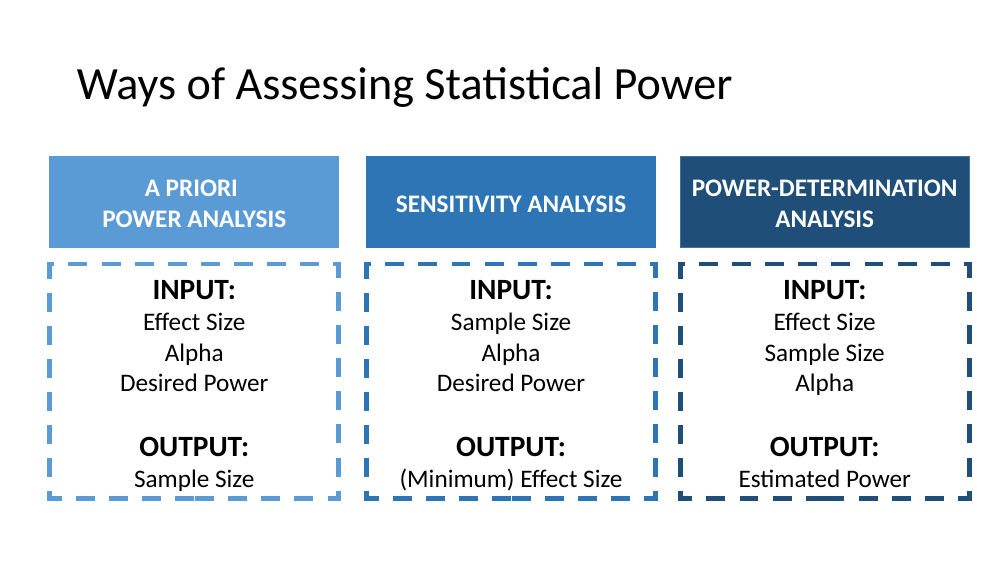
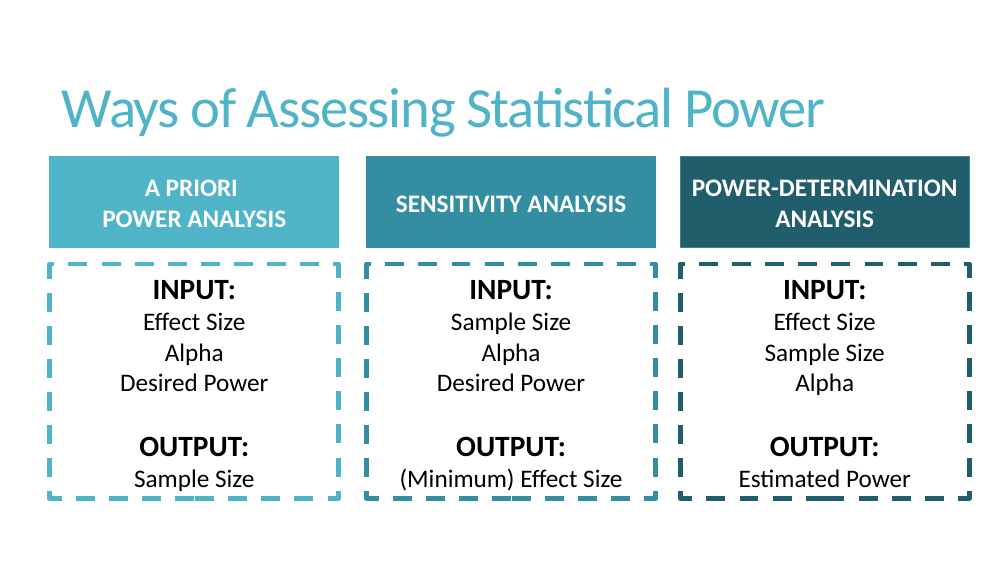
Before and after one commit to ncypris/power_sim, a slide deck: slide 15 of Power Simulation Workshop.pptx (slide 12 before the commit). Drawn at 1008x567 pixels with LibreOffice and Linux fonts; fonts in the diff are those of the drawing. Boxes give left, top, right and bottom in pixels: in the first picture for what was removed or moved away, otherwise in the second. Text is boxed around its words. In the diff, an @@ line names an element or a change of style, - is before the commit and + after.

Commit message:
Format and extra slides

```diff
--- a/Power Simulation Workshop.pptx
+++ b/Power Simulation Workshop.pptx
@@ title "Ways of Assessing Statistical Power" moved from (x1=77, y1=67, x2=733, y2=107) to (x1=62, y1=87, x2=825, y2=137) @@
@@ title "Ways of Assessing Statistical Power" at (x1=62, y1=87, x2=825, y2=137): size 44 to 54 pt, text colour #000000 to #50B4C8, letter spacing 0 to -1.2 pt; line spacing 0.9 to 0.85 @@
@@ rectangle "A PRIORI" at (x1=50, y1=157, x2=339, y2=247): fill #5B9BD5 to #50B4C8; outline #5B9BD5 1 pt to #50B4C8 1 pt @@
@@ rectangle "SENSITIVITY ANALYSIS" at (x1=367, y1=157, x2=656, y2=247): fill #2E75B6 to #328EA0; outline #2E75B6 1 pt to #328EA0 1 pt @@
@@ rectangle "POWER-DETERMINATION ANALYSIS" at (x1=681, y1=157, x2=969, y2=247): fill #1F4E79 to #215E6B; outline #43739E 1 pt to #3B8594 1 pt @@
@@ rectangle "INPUT:" at (x1=50, y1=264, x2=339, y2=498): outline #5B9BD5 4.5 pt dashed to #50B4C8 4.5 pt dashed @@
@@ rectangle "INPUT:" at (x1=367, y1=264, x2=656, y2=498): outline #2E75B6 4.5 pt dashed to #328EA0 4.5 pt dashed @@
@@ rectangle "INPUT:" at (x1=681, y1=264, x2=969, y2=498): outline #1F4E79 4.5 pt dashed to #215E6B 4.5 pt dashed @@
```
Also in this commit, not shown: 14 other slides changed, 15 slides added, 1 slide removed.
